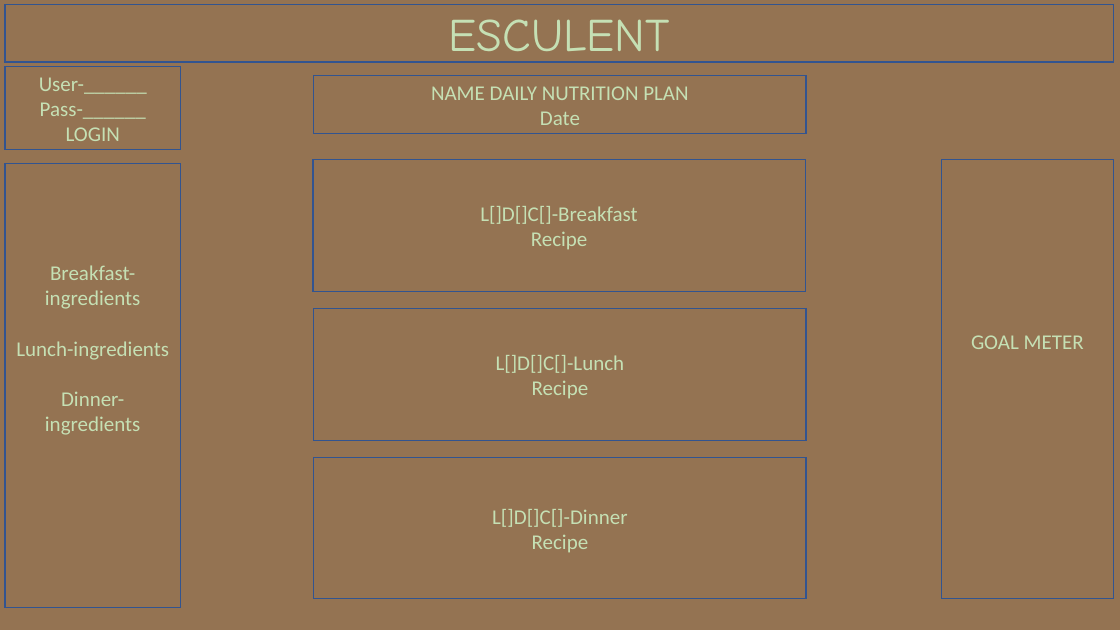
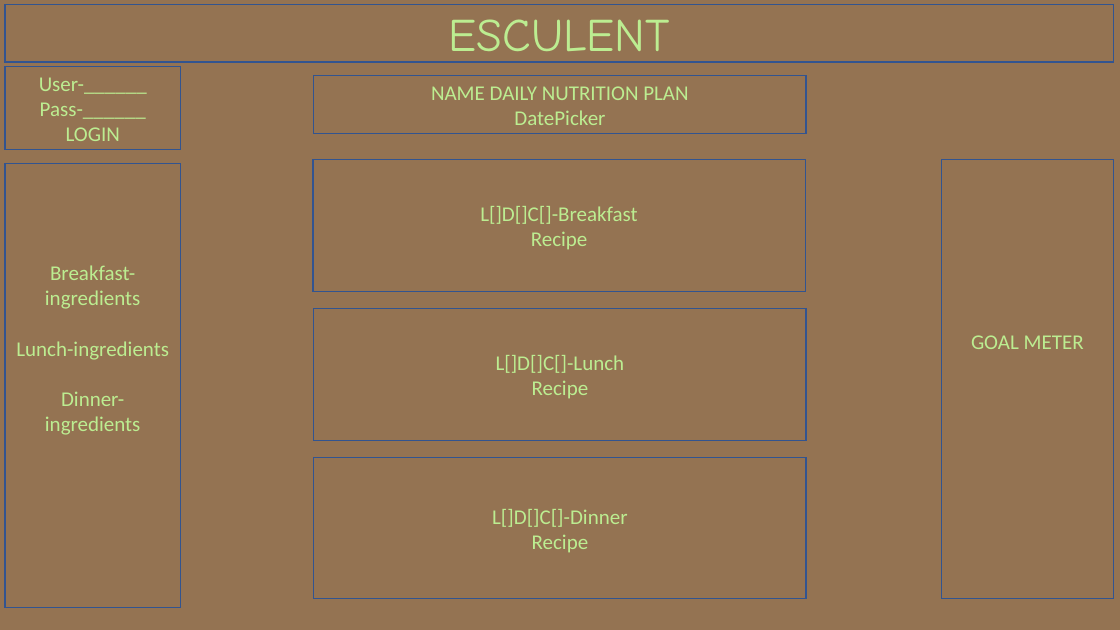
Before and after one commit to Blue-Esculent/Wireframes, a slide deck: slide 6 of ESCULENT.pptx (slide 5 before the commit). Drawn at 1120x630 pixels with LibreOffice and Linux fonts; fonts in the diff are those of the drawing. Boxes give left, top, right and bottom in pixels: in the first picture for what was removed or moved away, otherwise in the second. Text is boxed around its words. In the diff, an @@ line names an element or a change of style, - is before the commit and + after.

```diff
--- a/ESCULENT.pptx
+++ b/ESCULENT.pptx
@@ text in rectangle at [431,86,688,100]: text colour #C5E0B4 to #BCED91 in "NAME DAILY NUTRITION PLAN" @@
@@ text in rectangle at [514,110,605,125]: text changed; text colour #C5E0B4 to #BCED91 @@
-Date
+DatePicker
@@ text colour #C5E0B4 to #BCED91 in 7 elements at [5,4,1113,62], [314,308,807,440], [313,160,806,292], [314,458,807,599], [942,160,1114,599], [5,66,181,150], [5,164,181,608] @@
```
Also in this commit, not shown: 4 other slides changed, 4 slides added.
